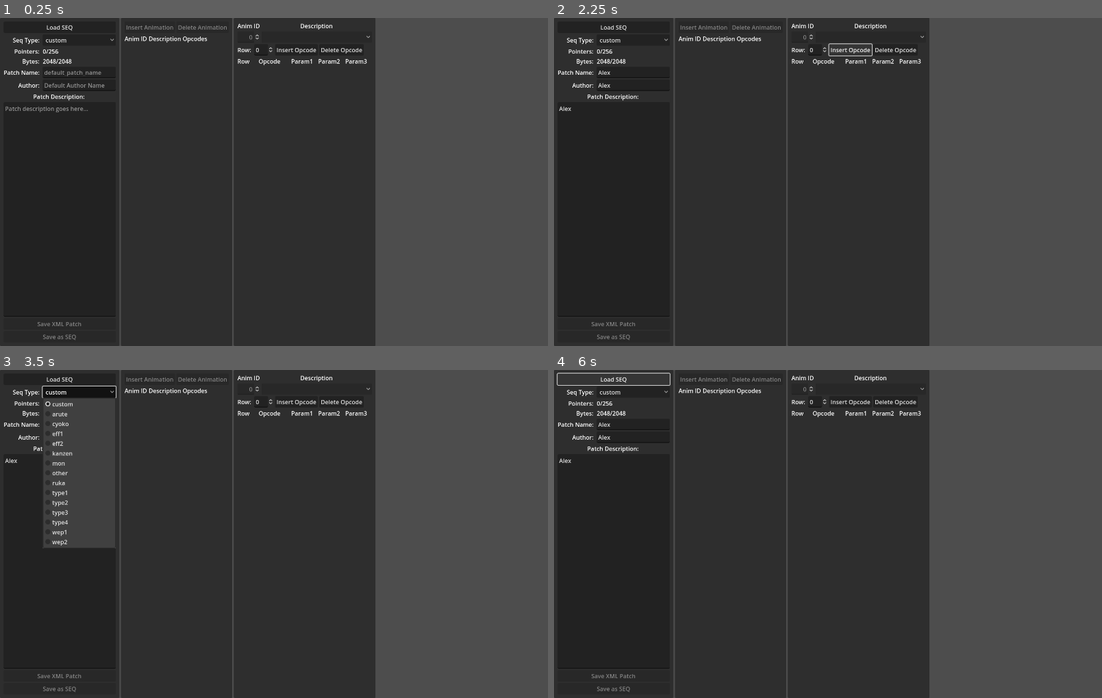
Above: before the commit, frames 1-4 (two rows, left to right).
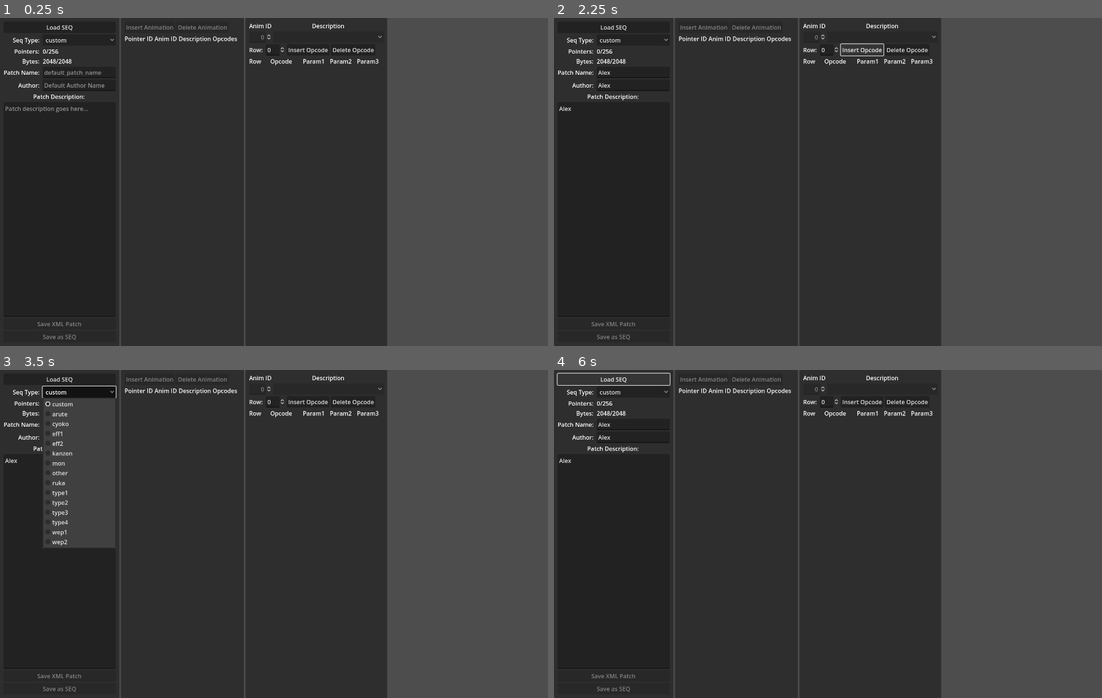
Above: after the commit, the same moments.

Repository: mrgudenheim/fftae
Game: Godot game, scene res://main.tscn
Two runs of this game, one before a commit and one after it. Both use one fixed random seed, a clock stepped at 60 frames per second and the inputs below.
Inputs (mouse positions are in pixels of both pictures, inside the frame that each line leads up to):
- Up to frame 1 (0.25 s): no input
- Up to frame 2 (2.25 s): click (630, 73) at 0.52 s; type "Alex" at 0.6 s; click (630, 83) at 0.75 s; type "Alex" at 0.83 s; click (614, 208) at 0.98 s; type "Alex" at 1.07 s; click "custom" at 1.25 s; click "Insert Opcode" at 2 s
- Up to frame 3 (3.5 s): click "custom" at 2.75 s
- Up to frame 4 (6 s): click "Insert Opcode" at 3.5 s; click "custom" at 4.25 s; click "Insert Opcode" at 5 s; click "Load SEQ" at 5.75 s

The runs differ from the first frame. In frame 1, 3.4% of the frame differs, in the area x 22-71%, y 0-100%; in frame 2, 3.4%; in frame 3, 3.4%; in frame 4, 3.4%.
Error in both runs: Out of bounds get index '-1' (on base: 'Array[Sequence]') (res://main.gd:258)

Commit message:
initial reorg of Seq so multiple pointers can point to the same animation

Diff:
--- a/main.tscn
+++ b/main.tscn
@@ -202,9 +202,14 @@
 
 [node name="AnimationListGridContainer" type="GridContainer" parent="HBoxContainer/AnimationsList/MarginContainer/VBoxContainer/ScrollContainer"]
 layout_mode = 2
-columns = 3
-
-[node name="ID" type="Label" parent="HBoxContainer/AnimationsList/MarginContainer/VBoxContainer/ScrollContainer/AnimationListGridContainer"]
+columns = 4
+
+[node name="Pointer ID" type="Label" parent="HBoxContainer/AnimationsList/MarginContainer/VBoxContainer/ScrollContainer/AnimationListGridContainer"]
+layout_mode = 2
+text = "Pointer ID"
+horizontal_alignment = 1
+
+[node name="Anim ID" type="Label" parent="HBoxContainer/AnimationsList/MarginContainer/VBoxContainer/ScrollContainer/AnimationListGridContainer"]
 layout_mode = 2
 text = "Anim ID"
 horizontal_alignment = 1
--- a/src/Seq.gd
+++ b/src/Seq.gd
@@ -16,6 +16,13 @@
 	"wep1":"wep1",
 	"wep2":"wep2"}
 
+# LoadFrameAndWait with 0 delay is also an animation end
+static var ending_opcodes: PackedStringArray = [
+	"IncrementLoop",
+	"PauseAnimation",
+	"ffc2",
+	]
+
 
 var file_name:String = "default_file_name"
 var name_alias:String = "default_name_alias"
@@ -95,6 +102,7 @@
 	AA = bytes.decode_u16(0)
 	BB = bytes.decode_u16(2)
 
+	# get pointers
 	for seq_index in (section2_length / 4):
 		var seq_pointer:int = bytes.decode_u32(section1_length + (seq_index * 4))
 		if seq_index > 0 and seq_pointer == 0xFFFFFFFF:
@@ -107,30 +115,59 @@
 	#for seq_pointer in sequence_pointers:
 		#var seq_offset:int = sequence_data_start + seq_pointer
 
-	var sequence_pointers_sorted:PackedInt32Array = sequence_pointers.duplicate()
-	sequence_pointers_sorted.sort()
-
-	for seq_index in sequence_pointers.size():
-		var seq_pointer: int = sequence_pointers[seq_index]
-
-		# get location of the end of the sequence
-		var sequence_end_pointer:int = 0
-		if seq_pointer == sequence_pointers_sorted[-1]:
-				sequence_end_pointer = section3_length_temp
+	var sequence_start_index: int = sequence_data_start
+	var sequence_end_index: int = sequence_data_start # will be overwritten
+	var byte_index: int = sequence_data_start
+	var sequence_bytes: PackedByteArray = []
+	while byte_index < (sequence_data_start + section3_length_temp):
+		var potential_opcode: String = "%02x%02x" % [bytes.decode_u8(byte_index), bytes.decode_u8(byte_index + 1)]
+		if opcode_parameters.has(potential_opcode):
+			byte_index += 2 + opcode_parameters[potential_opcode] # move past the opcode and its parameters
+			if ending_opcodes.has(opcode_names[potential_opcode]):
+				sequence_end_index = byte_index
+				sequence_bytes = bytes.slice(sequence_start_index, sequence_end_index)
+				sequences.append(get_sequence_data(sequence_bytes))
+				sequence_start_index = byte_index
 		else:
-			for sorted_seq_index:int in sequence_pointers_sorted.size():
-				if sequence_pointers_sorted[sorted_seq_index] > seq_pointer:
-					sequence_end_pointer = sequence_pointers_sorted[sorted_seq_index]
-					break
-
-		var sequence_bytes:PackedByteArray = bytes.slice(sequence_data_start + seq_pointer, sequence_data_start + sequence_end_pointer)
-		sequences.append(get_sequence_data(sequence_bytes))
-
-		#push_warning(name_alias + " " + str(seq_names.has(name_alias)) + " " + str(seq_index))
-		if seq_names.has(name_alias):
-			#push_warning(name_alias + " " + str(seq_names.has(name_alias)) + " " + str(seq_index) + " " + str(seq_names[name_alias].has(seq_index)))
-			if seq_names[name_alias].has(seq_index):
-				sequences[-1].seq_name = seq_names[name_alias][seq_index]
+			byte_index += 2 # move past LoadFrameWait's 2 parameters
+			if potential_opcode.right(2) == "00": # if LoadFrameWait with 00 delay
+				sequence_end_index = byte_index
+				sequence_bytes = bytes.slice(sequence_start_index, sequence_end_index)
+				sequences.append(get_sequence_data(sequence_bytes))
+				sequence_start_index = byte_index
+
+	for index in sequence_pointers.size():
+		sequence_pointers[index] = get_pointer_from_address(sequence_pointers[index])
+	set_sequence_names()
+
+
+func get_pointer_address(pointer: int) -> int:
+	var address: int = 0
+	var index: int = 0
+	while index < pointer:
+		address += sequences[index].length
+
+	return address
+
+
+func get_pointer_from_address(address: int) -> int:
+	var index: int = 0
+	var total_length = 0
+	while total_length < address:
+		total_length += sequences[index].length
+		index += 1
+
+	return index
+
+
+func set_sequence_names():
+	if seq_names.has(name_alias):
+		push_warning(sequence_pointers)
+		push_warning(seq_names[name_alias])
+		for pointer_index in sequence_pointers.size():
+			var pointer: int = sequence_pointers[pointer_index]
+			if sequences[pointer].seq_name.is_empty() and seq_names[name_alias].has(pointer_index): # if this is the first pointer to point to the sequence
+				sequences[pointer].seq_name = seq_names[name_alias][pointer_index] # set name of the sequence
 
 
 func get_sequence_data(bytes:PackedByteArray) -> Sequence:
